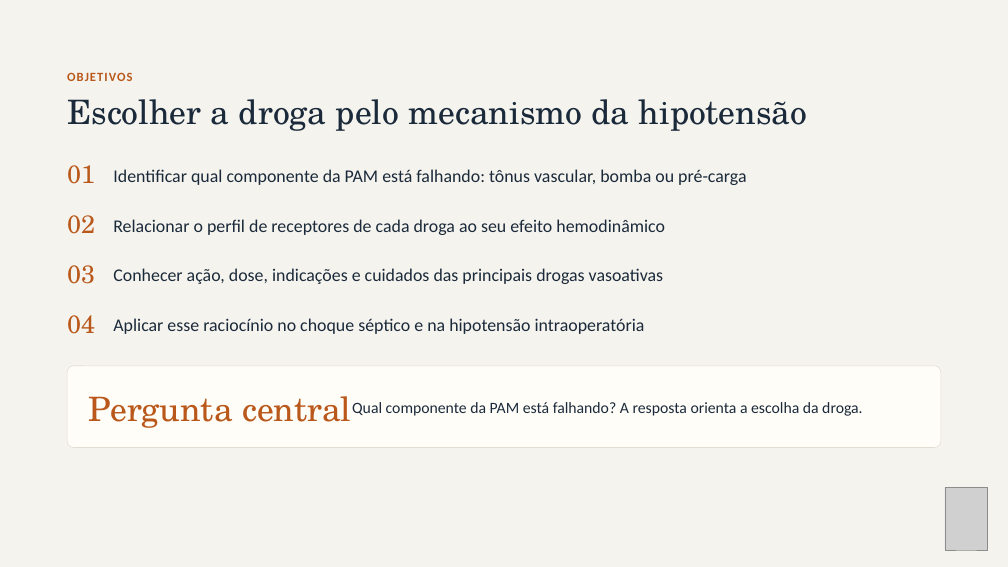
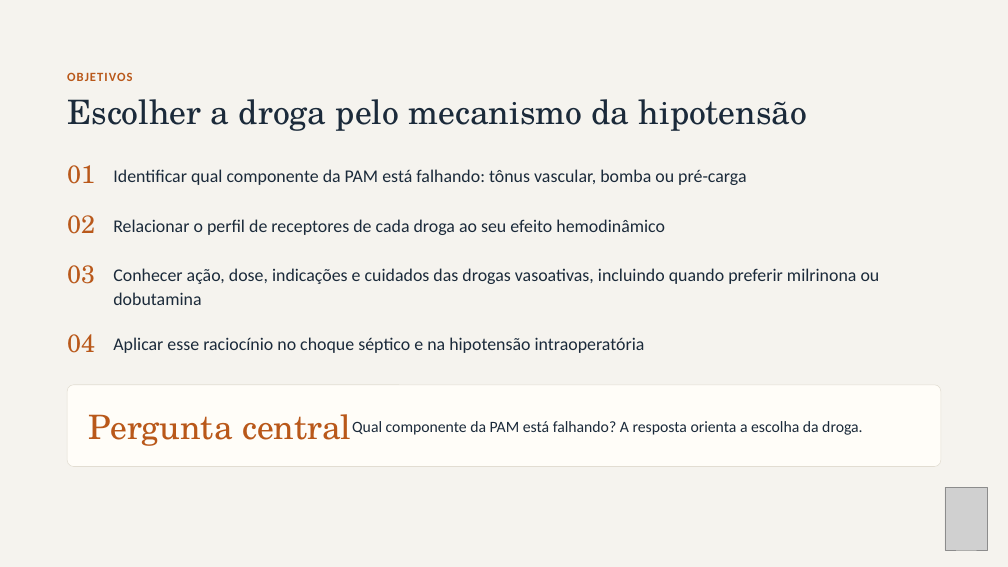
Before and after one commit to brunomoraesdubois-bit/Bruno, a slide deck: slide 2 of apresentacao/Aminas_Vasoativas.pptx. Drawn at 1008x567 pixels with LibreOffice and Linux fonts; fonts in the diff are those of the drawing; grey boxes stand for pictures. Boxes give left, top, right and bottom in pixels: in the first picture for what was removed or moved away, otherwise in the second. Text is boxed around its words. In the diff, an @@ line names an element or a change of style, - is before the commit and + after.

```diff
--- a/apresentacao/Aminas_Vasoativas.pptx
+++ b/apresentacao/Aminas_Vasoativas.pptx
@@ text at bbox=[113, 268, 880, 305]: text changed @@
-Conhecer ação, dose, indicações e cuidados das principais drogas vasoativas
+Conhecer ação, dose, indicações e cuidados das drogas vasoativas, incluindo quando preferir milrinona ou dobutamina
@@ 4 texts, 1 rounded rectangle: place and size @@
-4 texts, 1 rounded rectangle at bbox=[67, 315, 941, 448]
+4 texts, 1 rounded rectangle at bbox=[67, 334, 941, 467]
```
Also in this commit, not shown: 7 other slides changed, 1 slide added, 16 other files.
